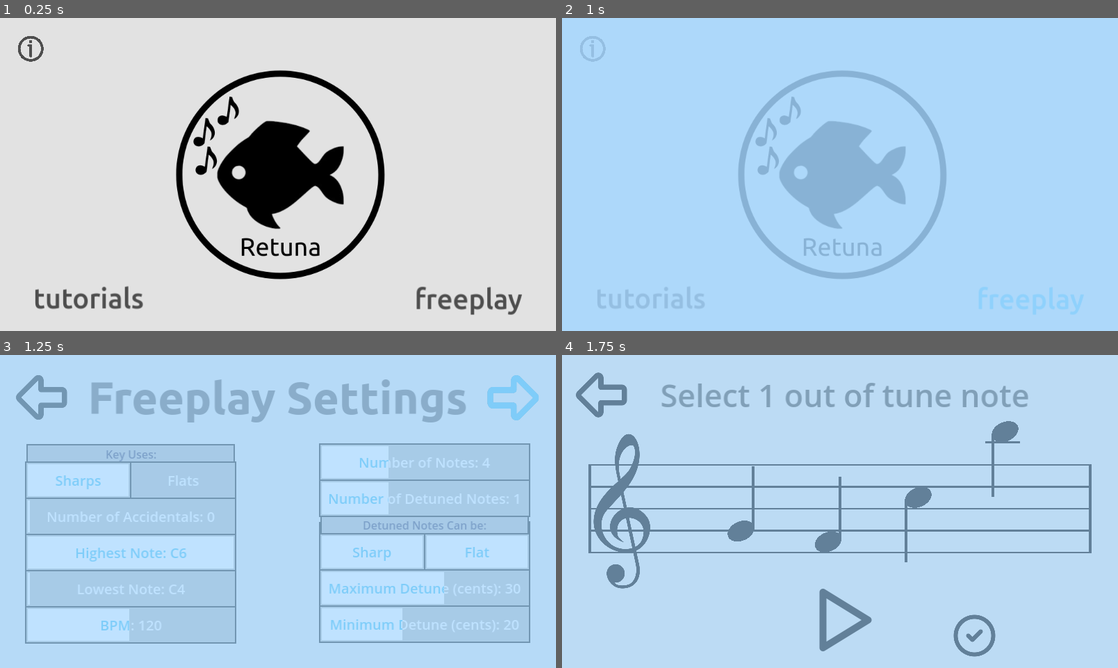
Above: before the commit, frames 1-4 (two rows, left to right).
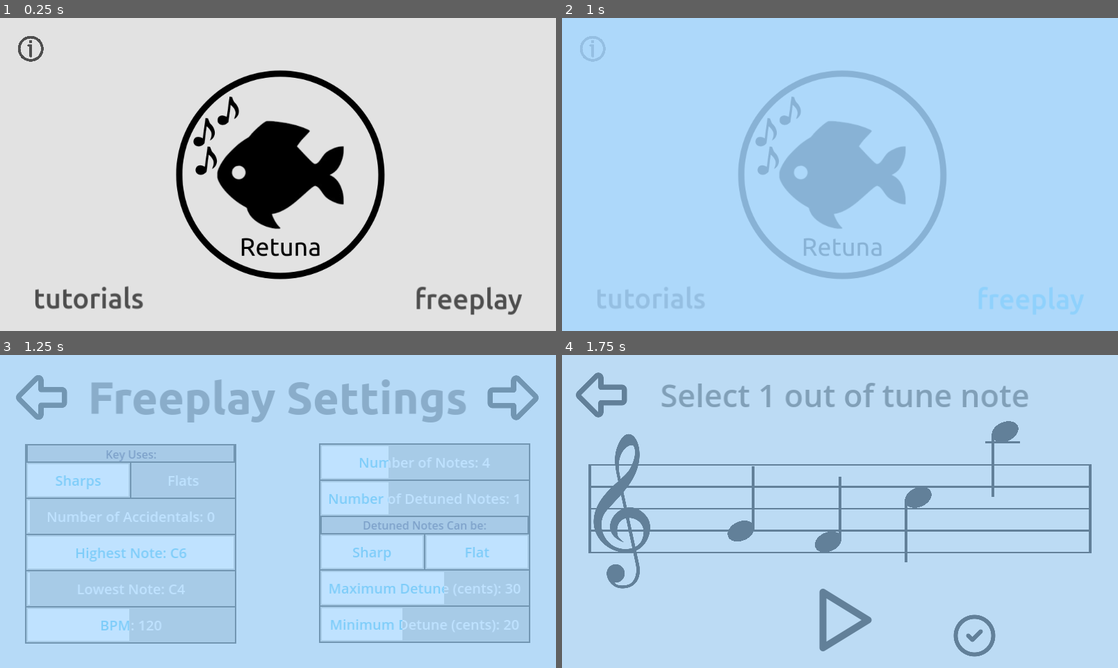
Above: after the commit, the same moments.

Repository: Sniggiho/COMP225-Reluna
Game: Godot game, scene res://Scenes/MainMenu/menuScreen.tscn
Same seed, same stepped clock (60 frames per second), same inputs: the game is played once before the commit and once after it.
Inputs (mouse positions are in pixels of both pictures, inside the frame that each line leads up to):
- Up to frame 1 (0.25 s): no input
- Up to frame 2 (1 s): click "freeplay" at 0.5 s
- Up to frame 3 (1.25 s): no input
- Up to frame 4 (1.75 s): click (1073, 398) at 1.25 s

Frames 1-2 are identical in both runs. In frame 3, 0.5% of the frame differs, in the area x 4-97%, y 6-54%; in frame 4, nothing differs.

Commit message:
tiny cosmetic changes

Diff:
--- a/Project/Scenes/FreeplaySettingsMenu/FreeplaySettingsMenu.gd
+++ b/Project/Scenes/FreeplaySettingsMenu/FreeplaySettingsMenu.gd
@@ -5,7 +5,7 @@
 	# What a fucking mess
 	$ForwardButton.focus_neighbor_bottom = $ForwardButton.get_path_to($"CenterContainer/VBoxContainer/CenterContainer/HBoxContainer/Column B/ColumnB/NumNotes")
 
-	$ForwardButton.grab_focus()
+	#$ForwardButton.grab_focus()
 
 #	$"CenterContainer/VBoxContainer/CenterContainer/HBoxContainer/Column B/ColumnB/NumNotes".focus_neighbor_top = $"CenterContainer/VBoxContainer/CenterContainer/HBoxContainer/Column B/ColumnB/NumNotes".get_path_to($"ForwardButton")
 
@@ -15,6 +15,10 @@
 func _input(event):
 	if event.is_action_pressed("ui_cancel"):
 		_goto_main_menu()
+	if event.is_action_pressed('ui_left') or event.is_action_pressed('ui_right') or event.is_action_pressed('ui_down') or event.is_action_pressed('ui_up'):
+		$ForwardButton.grab_focus()
+
+
 
 
 func _on_button_pressed():
--- a/Project/Scenes/FreeplaySettingsMenu/FreeplaySettingsMenu.tscn
+++ b/Project/Scenes/FreeplaySettingsMenu/FreeplaySettingsMenu.tscn
@@ -483,13 +483,25 @@
 height = 100.0
 
 [node name="Line2D" type="Line2D" parent="."]
-position = Vector2(920, 480)
+position = Vector2(920, 464)
 points = PackedVector2Array(0, 0, 0, 50)
 width = 4.0
 default_color = Color(0, 0, 0, 1)
 
 [node name="Line2D2" type="Line2D" parent="."]
-position = Vector2(1524, 479)
+position = Vector2(1524, 463)
+points = PackedVector2Array(0, 0, 0, 50)
+width = 4.0
+default_color = Color(0, 0, 0, 1)
+
+[node name="Line2D" type="Line2D" parent="Line2D2"]
+position = Vector2(-1449, -206)
+points = PackedVector2Array(0, 0, 0, 50)
+width = 4.0
+default_color = Color(0, 0, 0, 1)
+
+[node name="Line2D2" type="Line2D" parent="Line2D2"]
+position = Vector2(-845, -206)
 points = PackedVector2Array(0, 0, 0, 50)
 width = 4.0
 default_color = Color(0, 0, 0, 1)
